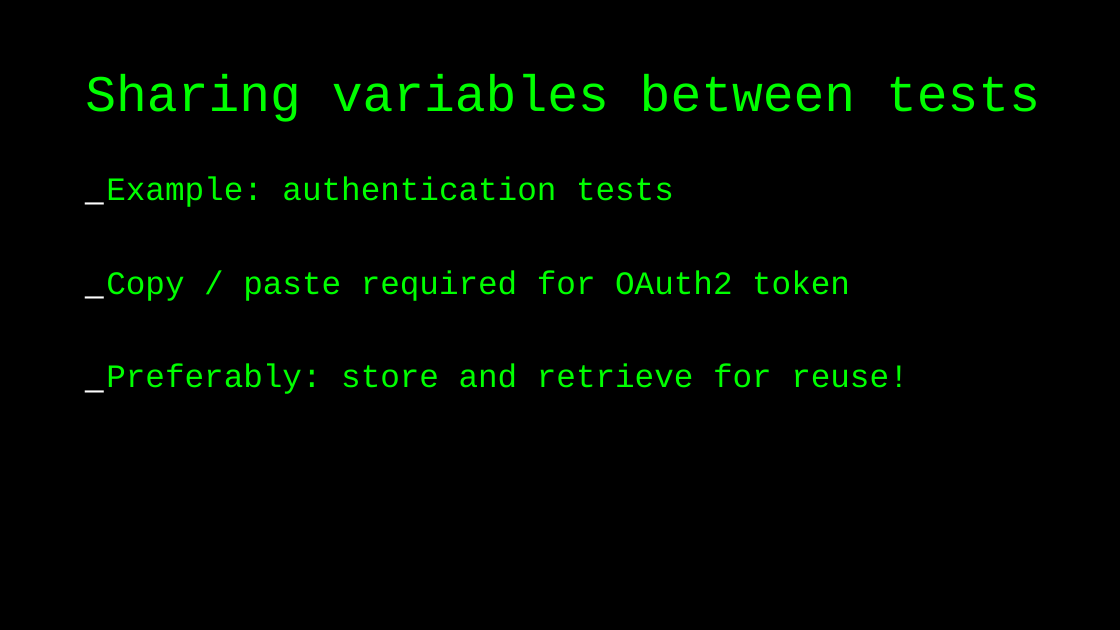
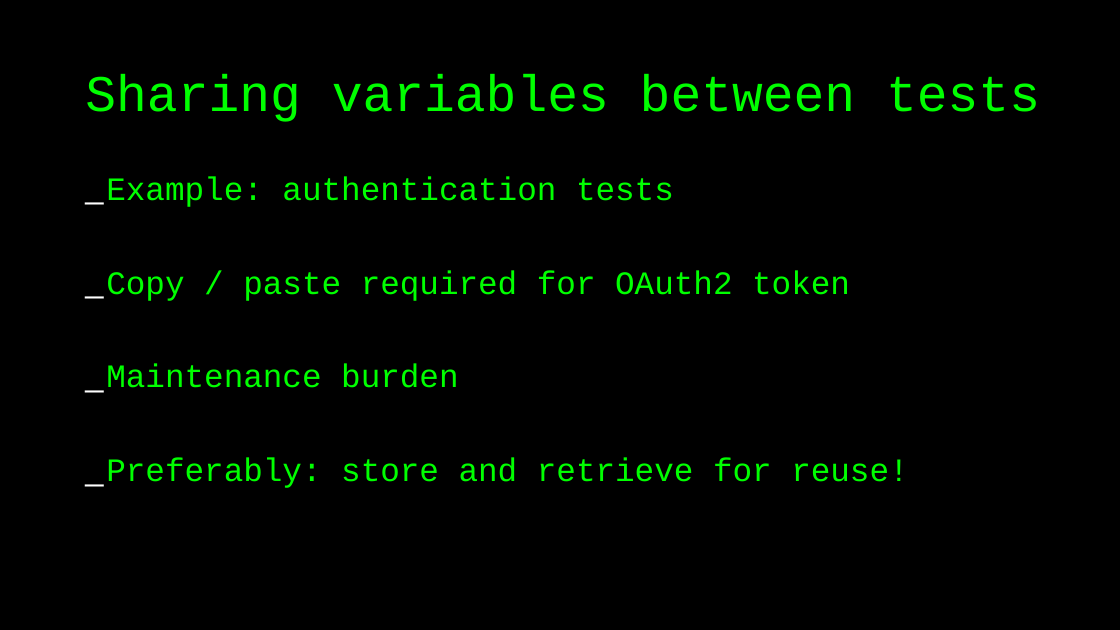
Before and after one commit to sureshnath/workshops, a slide deck: slide 34 of rest-assured/testing_restful_web_services_with_rest_assured.odp. Drawn at 1120x630 pixels with LibreOffice and Linux fonts; fonts in the diff are those of the drawing. Boxes give left, top, right and bottom in pixels: in the first picture for what was removed or moved away, otherwise in the second. Text is boxed around its words. In the diff, an @@ line names an element or a change of style, - is before the commit and + after.

```diff
--- a/rest-assured/testing_restful_web_services_with_rest_assured.odp
+++ b/rest-assured/testing_restful_web_services_with_rest_assured.odp
@@ text at <box>106,364,458,388</box>: paragraph added @@
+_ Maintenance burden
```
Also in this commit, not shown: 7 other slides changed, 2 slides added, 28 other files.
